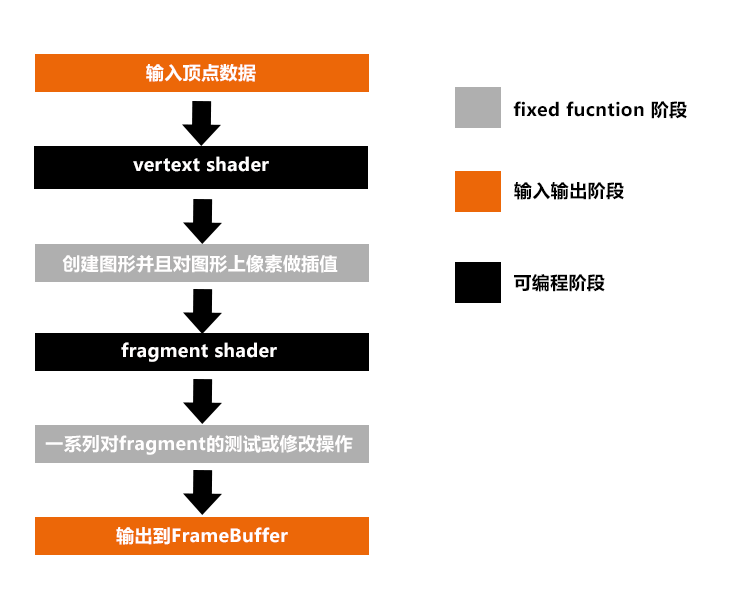
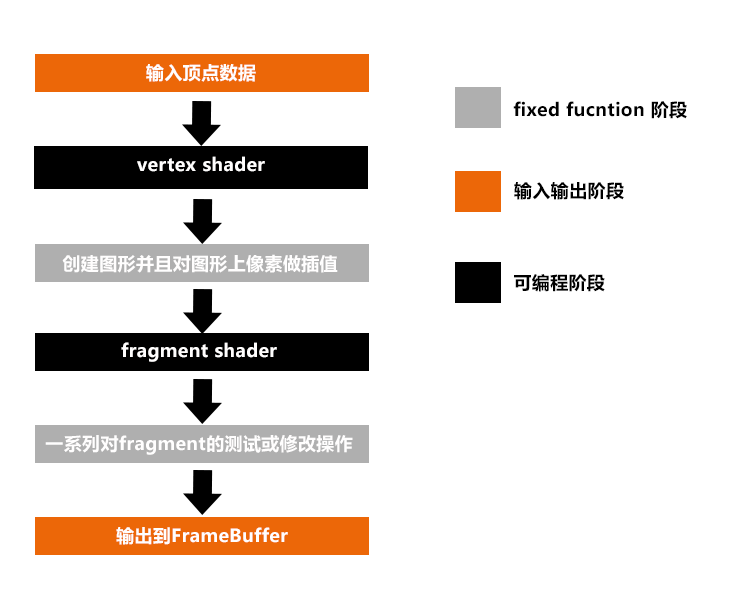
The second 736 × 600 image is a revision of the first. Changes to its layers:
renamed "vertext shader" to "vertex shader", painted on it over [left=133, top=156, right=269, bottom=172]
